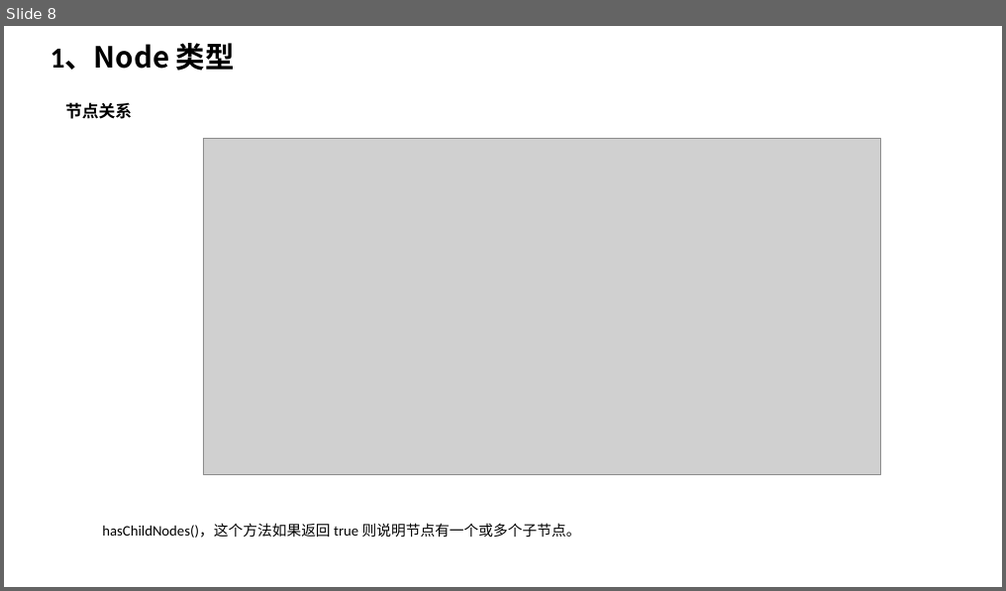
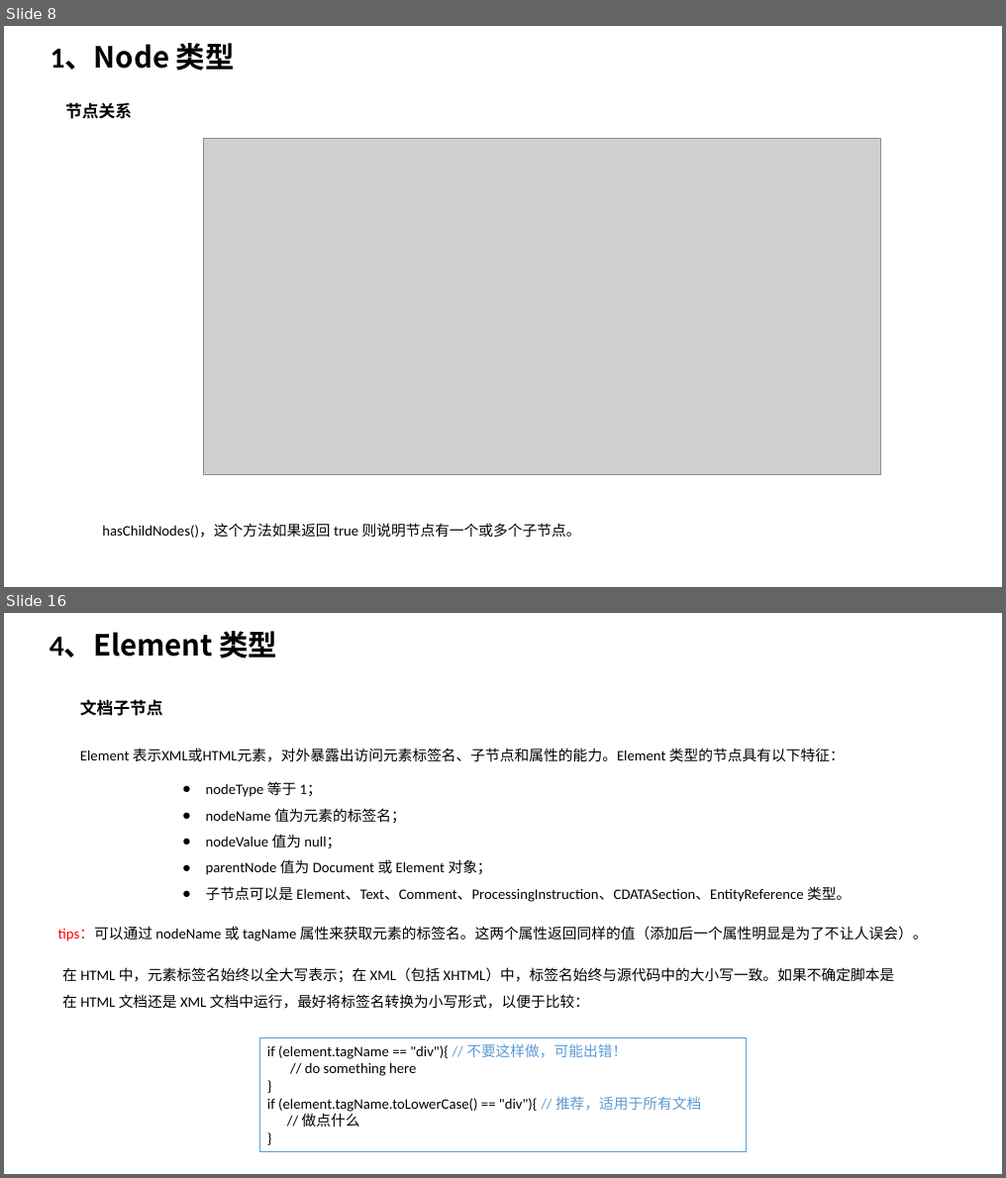
Before and after one commit to TshSophie/OnlineNotes, a slide deck: 读书笔记/JavaScript高级程序设计第四版 ppt版本/第十四章 DOM.pptx. Shown one above the other, each under a label of ours: slide 8 before the commit, slides 8 and 16 after it; the slides between them are not shown. The pictures are 1006x591 and 1006x1178 pixels, drawn with LibreOffice and Linux fonts; fonts in the diff are those of the drawing; grey boxes stand for pictures. Boxes give left, top, right and bottom in pixels: in the first picture for what was removed or moved away, otherwise in the second. Text is boxed around its words. In the diff, an @@ line names an element or a change of style, - is before the commit and + after.

```diff
--- a/读书笔记/JavaScript高级程序设计第四版 ppt版本/第十四章 DOM.pptx
+++ b/读书笔记/JavaScript高级程序设计第四版 ppt版本/第十四章 DOM.pptx
@@ slide 16 added at [4, 613, 1002, 1174], background #FFFFFF @@
@@ text added at [50, 631, 278, 659], 28 pt, text #000000, bold @@
+4、Element 类型
@@ text added at [80, 699, 163, 716], 16 pt, text #000000, bold @@
+文档子节点
@@ text added at [80, 748, 845, 762], 14 pt, text #000000 @@
+Element 表示XML或HTML元素，对外暴露出访问元素标签名、子节点和属性的能力。Element 类型的节点具有以下特征：
@@ text added at [206, 781, 850, 902], 14 pt, text #000000 @@
+● nodeType 等于 1；
+● nodeName 值为元素的标签名；
+● nodeValue 值为 null；
+● parentNode 值为 Document 或 Element 对象；
+● 子节点可以是 Element、Text、Comment、ProcessingInstruction、CDATASection、EntityReference 类型。
@@ text added at [58, 926, 928, 942], 14 pt, text #000000 @@
+tips：可以通过 nodeName 或 tagName 属性来获取元素的标签名。这两个属性返回同样的值（添加后一个属性明显是为了不让人误会）。
@@ text added at [62, 967, 895, 1009], 14 pt, text #000000 @@
+在 HTML 中，元素标签名始终以全大写表示；在 XML（包括 XHTML）中，标签名始终与源代码中的大小写一致。如果不确定脚本是在 HTML 文档还是 XML 文档中运行，最好将标签名转换为小写形式，以便于比较：
@@ rectangle added at [260, 1039, 746, 1152], fill #FFFFFF, outline #5B9BD5 1 pt, 14 pt, text #000000 @@
+if (element.tagName == "div"){ // 不要这样做，可能出错！
+// do something here
+}
+if (element.tagName.toLowerCase() == "div"){ // 推荐，适用于所有文档
+// 做点什么
+}
```
Also in this commit, not shown: 6 slides changed, 7 other slides added, 4 other files.
